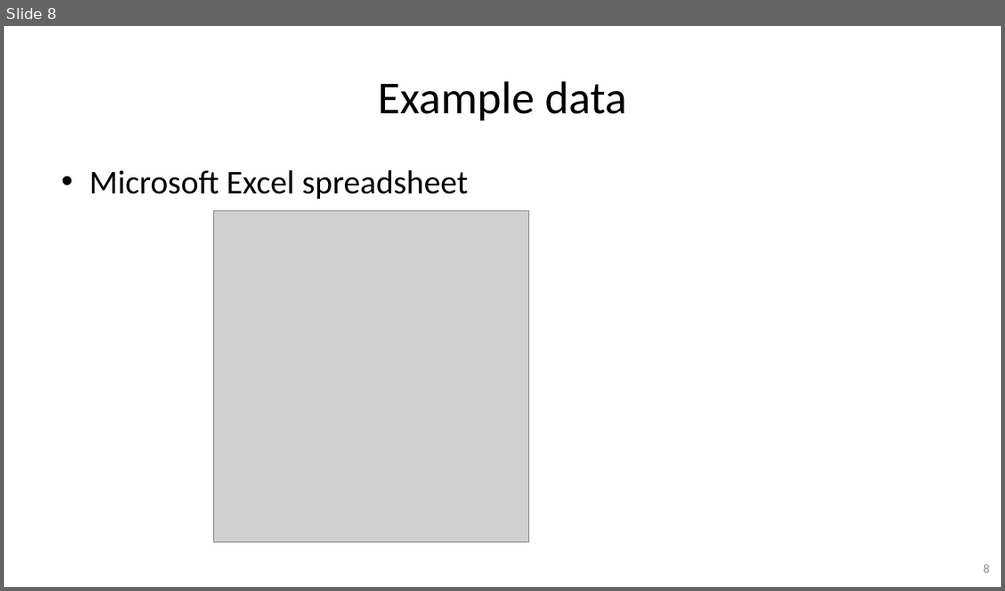
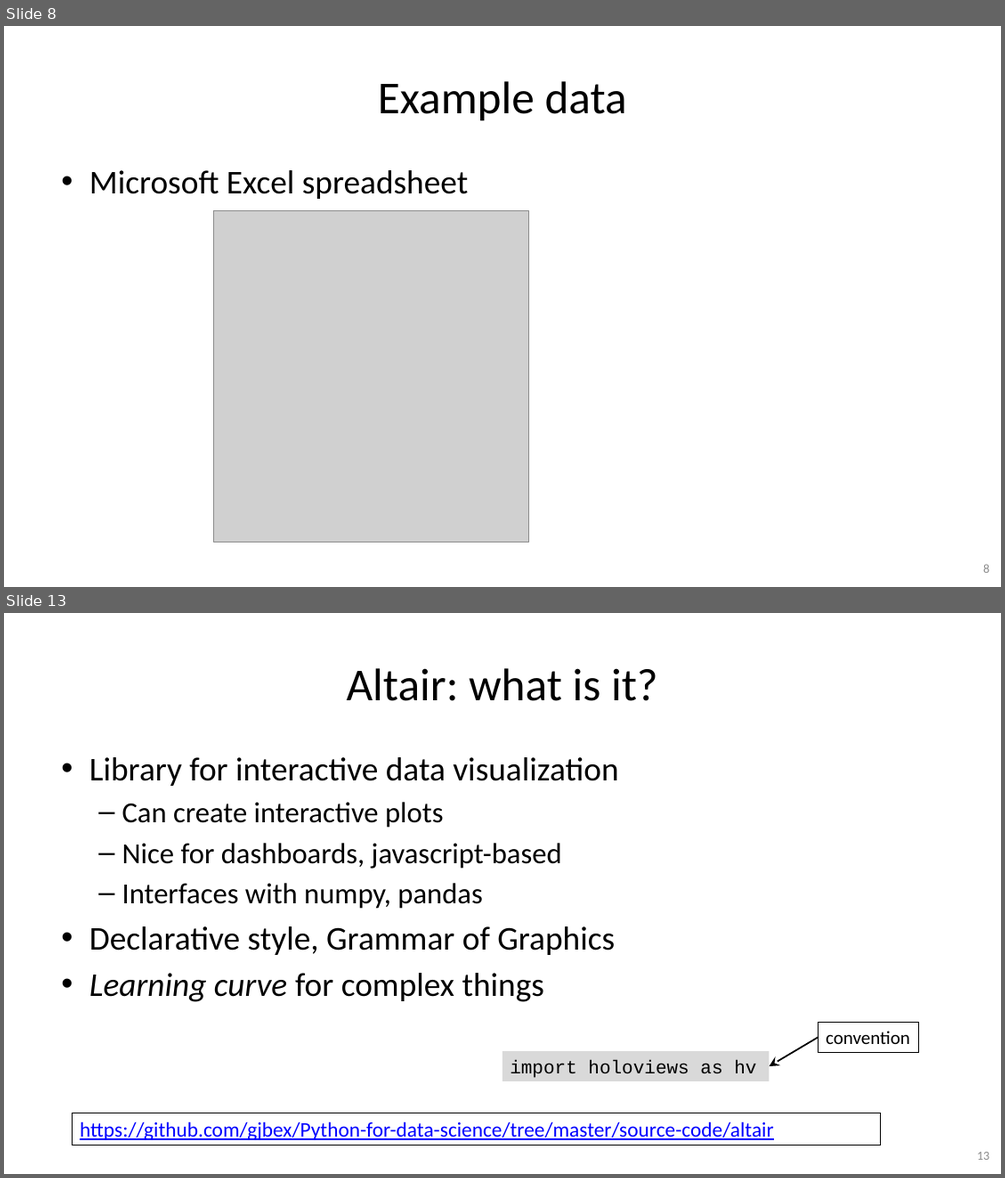
Before and after one commit to gjbex/Python-for-data-science, a slide deck: python_for_data_science.pptx. Shown one above the other, each under a label of ours: slide 8 before the commit, slides 8 and 13 after it; the slides between them are not shown. The pictures are 1005x591 and 1005x1178 pixels, drawn with LibreOffice and Linux fonts; fonts in the diff are those of the drawing; grey boxes stand for pictures. Boxes give left, top, right and bottom in pixels: in the first picture for what was removed or moved away, otherwise in the second. Text is boxed around its words. In the diff, an @@ line names an element or a change of style, - is before the commit and + after.

Commit message:
Update slides
* Remove most of pandas slides, use notebook
* Remove outdatted HoloViews slides, use notebook
* Add references to material on Seaborn
* Add reference to materail on Altair
* Replace HoloViews section by visualization section
* Add references to NetworkX and Xarray libraries

```diff
--- a/python_for_data_science.pptx
+++ b/python_for_data_science.pptx
@@ slide 13 added at [4, 613, 1001, 1174], background #FFFFFF @@
@@ title added at [347, 668, 658, 701], 44 pt, text #000000 @@
+Altair: what is it?
@@ text added at [89, 757, 618, 1002], 32 pt, text #000000 @@
+• Library for interactive data visualization
+  – Can create interactive plots
+  – Nice for dashboards, javascript-based
+  – Interfaces with numpy, pandas
+• Declarative style, Grammar of Graphics
+• Learning curve for complex things
@@ arrow added from (818, 1037) to (769, 1066), #000000 1.5 pt @@
@@ rectangle added at [818, 1022, 919, 1052], outline #000000 0.75 pt, 18 pt, text #000000 @@
+convention
@@ rectangle added at [502, 1051, 769, 1081], fill #D9D9D9, 18 pt, text #000000 @@
+import holoviews as hv
@@ rectangle added at [72, 1112, 881, 1145], outline #000000 0.75 pt, 20 pt, text #0000FF, underline @@
+https://github.com/gjbex/Python-for-data-science/tree/master/source-code/altair
@@ page number added at [977, 1151, 989, 1159], 12 pt, text #8C8C8C @@
+13
```
Also in this commit, not shown: 6 slides changed, 4 other slides added, 20 slides removed.
